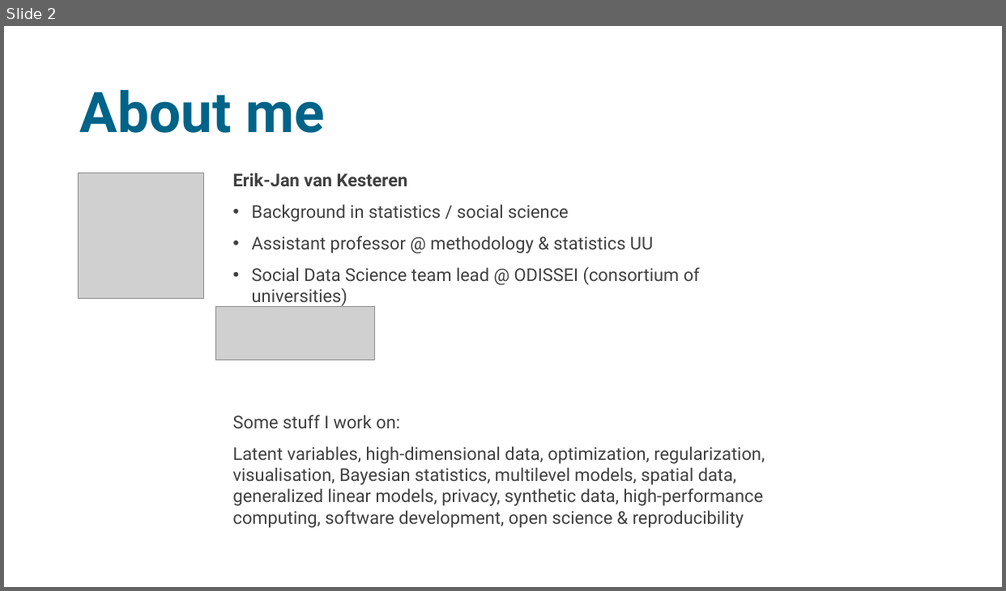
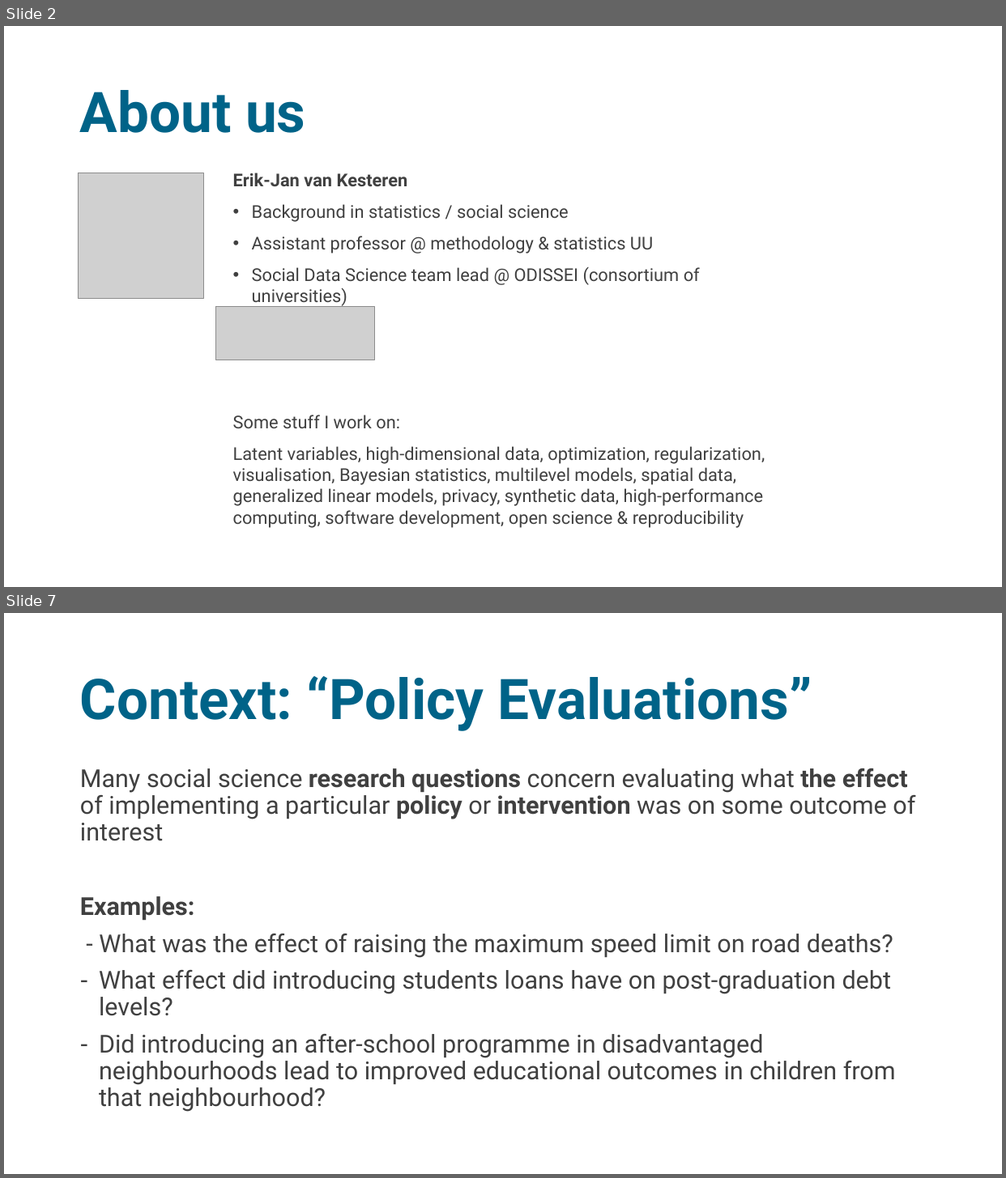
Before and after one commit to sodascience/workshop_causal_impact_assessment, a slide deck: lectures/01_introduction/intro_1.pptx. Shown one above the other, each under a label of ours: slide 2 before the commit, slides 2 and 7 after it; the slides between them are not shown. The pictures are 1006x591 and 1006x1178 pixels, drawn with LibreOffice and Linux fonts; fonts in the diff are those of the drawing; grey boxes stand for pictures. Boxes give left, top, right and bottom in pixels: in the first picture for what was removed or moved away, otherwise in the second. Text is boxed around its words. In the diff, an @@ line names an element or a change of style, - is before the commit and + after.

Commit message:
first version of intro 1

```diff
--- a/lectures/01_introduction/intro_1.pptx
+++ b/lectures/01_introduction/intro_1.pptx
@@ slide 7 added at (4,613,1002,1174), background #FFFFFF @@
@@ title added at (80,676,812,731), 54 pt, text #006388, bold @@
+Context: “Policy Evaluations”
@@ text added at (80,769,915,1112), 23.8 pt, text #404040 @@
+Many social science research questions concern evaluating what the effect of implementing a particular policy or intervention was on some outcome of interest
+Examples:
+- What was the effect of raising the maximum speed limit on road deaths?
+– What effect did introducing students loans have on post-graduation debt levels?
+– Did introducing an after-school programme in disadvantaged neighbourhoods lead to improved educational outcomes in children from that neighbourhood?
@@ slide 2 changed as well @@
@@ title at (80,90,305,133): text changed @@
-About me
+About us
```
Also in this commit, not shown: 4 other slides changed, 31 other slides added, 4 slides removed, 4 other files.
